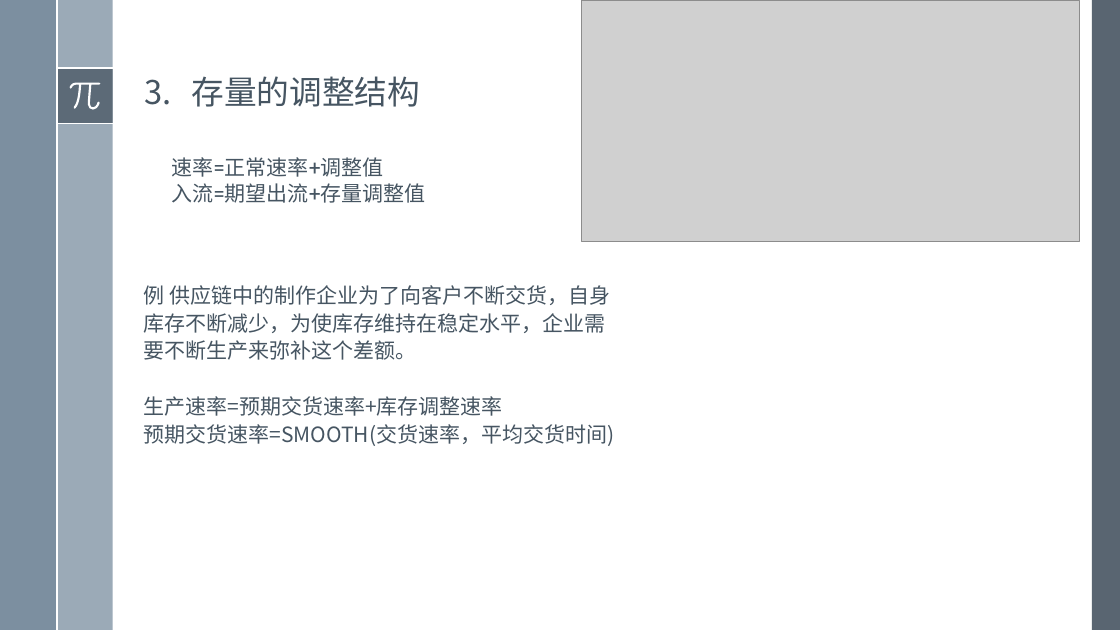
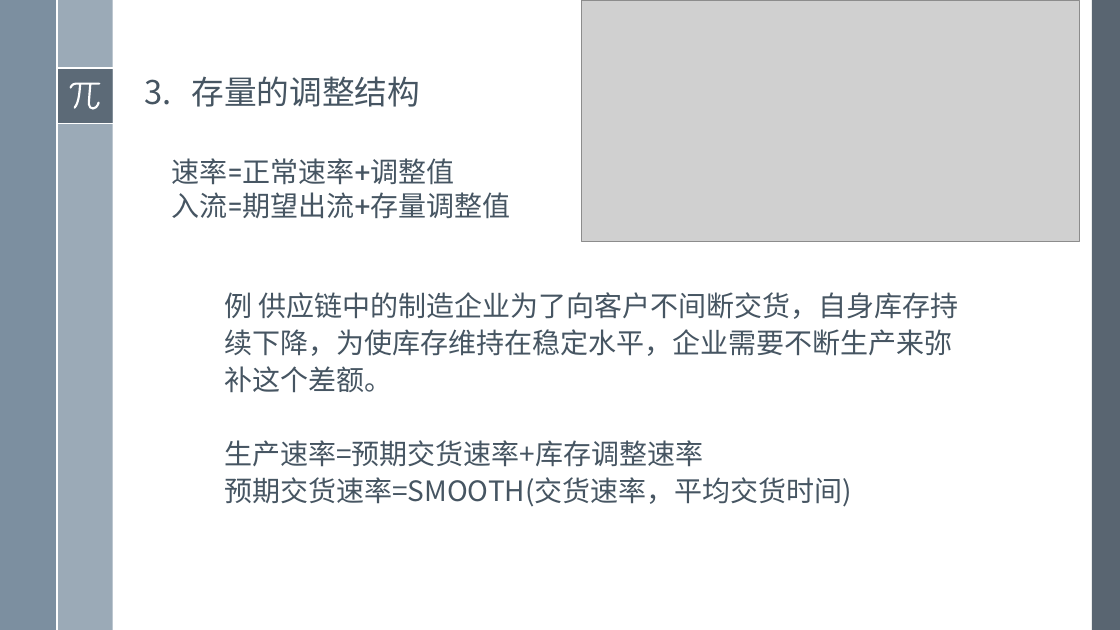
Before and after one commit to exoplanetX/SystemDynamics, a slide deck: slide 8 of 系统仿真-15-决策规则.pptx. Drawn at 1120x630 pixels with LibreOffice and Linux fonts; fonts in the diff are those of the drawing; grey boxes stand for pictures. Boxes give left, top, right and bottom in pixels: in the first picture for what was removed or moved away, otherwise in the second. Text is boxed around its words. In the diff, an @@ line names an element or a change of style, - is before the commit and + after.

```diff
--- a/系统仿真-15-决策规则.pptx
+++ b/系统仿真-15-决策规则.pptx
@@ text "速率=正常速率+调整值" at box(171, 158, 510, 219): size 18 to 24 pt @@
@@ text "例 供应链中的制造企业为了向客户不间断交货，自身库存持续下降，为使库存维持在稳定水平，企业需要不断生产来弥补这个差额。": place and size @@
-text "例 供应链中的制造企业为了向客户不间断交货，自身库存持续下降，为使库存维持在稳定水平，企业需要不断生产来弥补这个差额。" at box(143, 285, 614, 446)
+text "例 供应链中的制造企业为了向客户不间断交货，自身库存持续下降，为使库存维持在稳定水平，企业需要不断生产来弥补这个差额。" at box(224, 292, 958, 507)
@@ text at box(224, 292, 958, 392): text changed; size 18 to 24 pt @@
-例 供应链中的制作企业为了向客户不断交货，自身库存不断减少，为使库存维持在稳定水平，企业需要不断生产来弥补这个差额。
+例 供应链中的制造企业为了向客户不间断交货，自身库存持续下降，为使库存维持在稳定水平，企业需要不断生产来弥补这个差额。
@@ text at box(224, 440, 852, 507): size 18 to 24 pt in "生产速率=预期交货速率+库存调整速率", "预期交货速率=SMOOTH(交货速率，平均交货时间)" @@
```
Also in this commit, not shown: 8 other slides changed.
